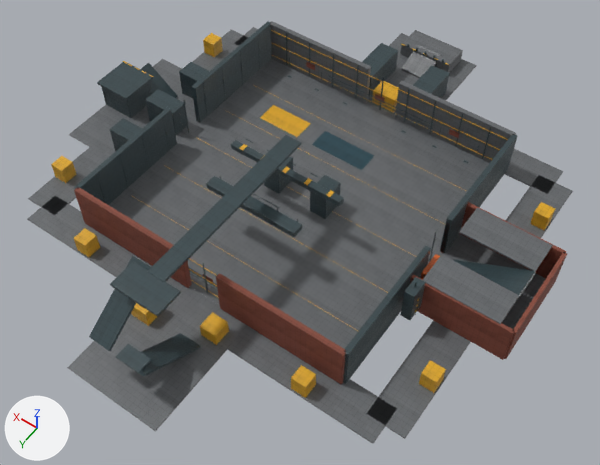
Before and after pictures for a commit that changed the Blender file stw-o3de/Project/Assets/IndustrialYard/STW_INDUSTRIAL_YARD_01/Environment/STW_INDUSTRIAL_YARD_01.blend.
The view is the same before and after, from a camera (50 mm lens) standing at (-25.2, 35.4, 50.6) and looking at (-2.3, 3.4, 0.3). Every picture has the same lights, and +X, +Y and +Z are marked at lower left. The picture after the commit comes second.

Names of what the first picture shows: 'annex_upper_floor_north', 'connector_nw_ground_a', 'connector_nw_ground_b', 'crane_boom', 'east_steel_facade_left', 'east_steel_facade_right', 'north_brick_facade_left', 'north_brick_facade_right', 'scrapyard_ground', 'south_concrete_facade_left', 'south_concrete_facade_right', 'wet_concrete_deck' and 77 more.
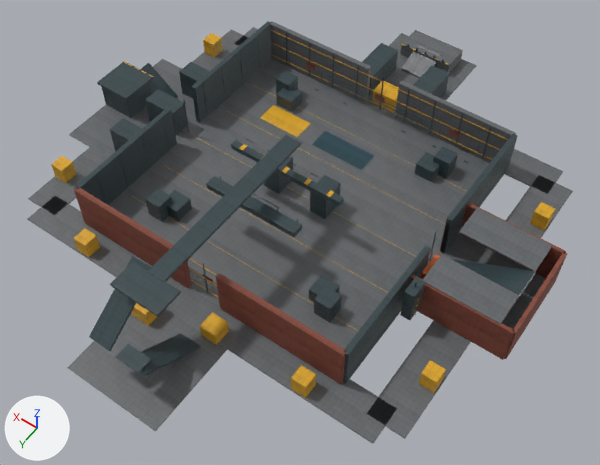
What differs and where, as boxes (x1, y1, x2, y2) in the pictures (600 x 465 px):
'central_cover_nw_high', added: after (314, 286, 342, 323)
'central_cover_ne_high', added: after (146, 188, 172, 222)
'central_cover_ne_low', added: after (167, 190, 192, 221)
'central_cover_sw_high', added: after (433, 146, 458, 179)
'central_cover_sw_low', added: after (415, 152, 439, 182)
'central_cover_se_low', added: after (276, 87, 302, 112)
'central_cover_nw_low', added: after (309, 275, 340, 301)
'central_cover_se_high', added: after (276, 71, 298, 94)

Diff of the bpy script that builds the scene:
```diff
--- a/stw-o3de/Project/Assets/IndustrialYard/STW_INDUSTRIAL_YARD_01/Environment/STW_INDUSTRIAL_YARD_01.blend.py
+++ b/stw-o3de/Project/Assets/IndustrialYard/STW_INDUSTRIAL_YARD_01/Environment/STW_INDUSTRIAL_YARD_01.blend.py
@@ me_cube_308 @@
+me_cube_308.from_pydata(...)  # a box spanning x -0.7..0.7, y -0.7..0.7, z -0.9..0.9
+me_cube_308.materials.append(mat_m_iy_steelpainted)
@@ me_cube_307 @@
+me_cube_307.from_pydata(...)  # a box spanning x -0.8..0.8, y -0.8..0.8, z -0.6..0.6
+me_cube_307.materials.append(mat_m_iy_steelpainted)
@@ ob_central_cover_sw_high @@
+ob_central_cover_sw_high = bpy.data.objects.new('central_cover_sw_high', me_cube_308)
+ob_central_cover_sw_high.location = (-7.9, -8.9, 0.9)
+_m = ob_central_cover_sw_high.modifiers.new('ProductionEdgeBevel', 'BEVEL')
+_m.width = 0.012
+_m.width_pct = 0.012
+_m.segments = 2
@@ ob_central_cover_sw_low @@
+ob_central_cover_sw_low = bpy.data.objects.new('central_cover_sw_low', me_cube_307)
+ob_central_cover_sw_low.location = (-7.0, -8.0, 0.6)
+_m = ob_central_cover_sw_low.modifiers.new('ProductionEdgeBevel', 'BEVEL')
+_m.width = 0.012
+_m.width_pct = 0.012
+_m.segments = 2
@@ ob_central_cover_se_high @@
+ob_central_cover_se_high = bpy.data.objects.new('central_cover_se_high', me_cube_308.copy())
+ob_central_cover_se_high.location = (7.9, -8.9, 0.9)
+_m = ob_central_cover_se_high.modifiers.new('ProductionEdgeBevel', 'BEVEL')
+_m.width = 0.012
+_m.width_pct = 0.012
+_m.segments = 2
@@ ob_central_cover_se_low @@
+ob_central_cover_se_low = bpy.data.objects.new('central_cover_se_low', me_cube_307.copy())
+ob_central_cover_se_low.location = (7.0, -8.0, 0.6)
+_m = ob_central_cover_se_low.modifiers.new('ProductionEdgeBevel', 'BEVEL')
+_m.width = 0.012
+_m.width_pct = 0.012
+_m.segments = 2
@@ ob_central_cover_nw_high @@
+ob_central_cover_nw_high = bpy.data.objects.new('central_cover_nw_high', me_cube_308.copy())
+ob_central_cover_nw_high.location = (-7.9, 7.9, 0.9)
+_m = ob_central_cover_nw_high.modifiers.new('ProductionEdgeBevel', 'BEVEL')
+_m.width = 0.012
+_m.width_pct = 0.012
+_m.segments = 2
@@ ob_central_cover_nw_low @@
+ob_central_cover_nw_low = bpy.data.objects.new('central_cover_nw_low', me_cube_307.copy())
+ob_central_cover_nw_low.location = (-7.0, 7.0, 0.6)
+_m = ob_central_cover_nw_low.modifiers.new('ProductionEdgeBevel', 'BEVEL')
+_m.width = 0.012
+_m.width_pct = 0.012
+_m.segments = 2
@@ ob_central_cover_ne_high @@
+ob_central_cover_ne_high = bpy.data.objects.new('central_cover_ne_high', me_cube_308.copy())
+ob_central_cover_ne_high.location = (7.9, 7.9, 0.9)
+_m = ob_central_cover_ne_high.modifiers.new('ProductionEdgeBevel', 'BEVEL')
+_m.width = 0.012
+_m.width_pct = 0.012
+_m.segments = 2
@@ ob_central_cover_ne_low @@
+ob_central_cover_ne_low = bpy.data.objects.new('central_cover_ne_low', me_cube_307.copy())
+ob_central_cover_ne_low.location = (7.0, 7.0, 0.6)
+_m = ob_central_cover_ne_low.modifiers.new('ProductionEdgeBevel', 'BEVEL')
+_m.width = 0.012
+_m.width_pct = 0.012
+_m.segments = 2
```
